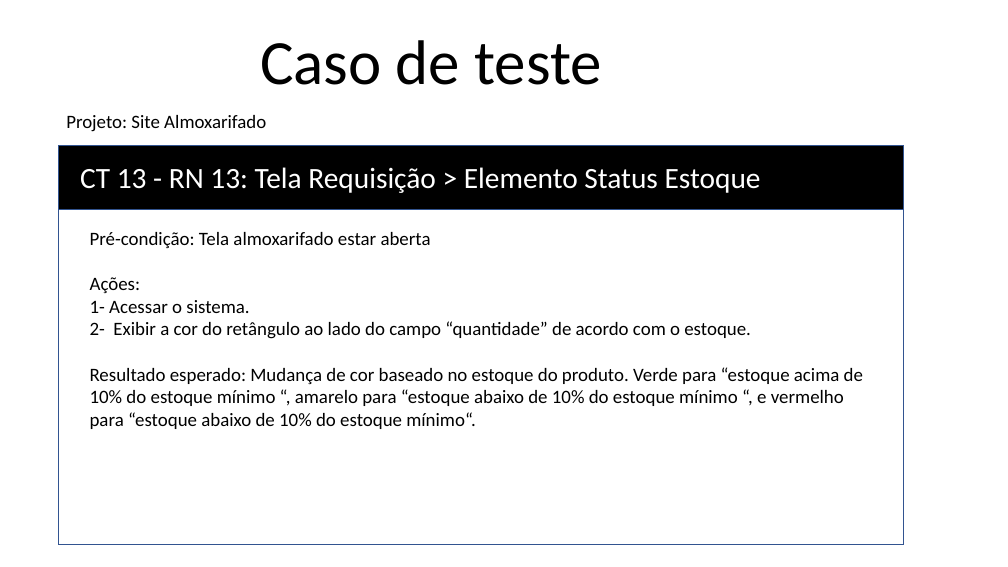
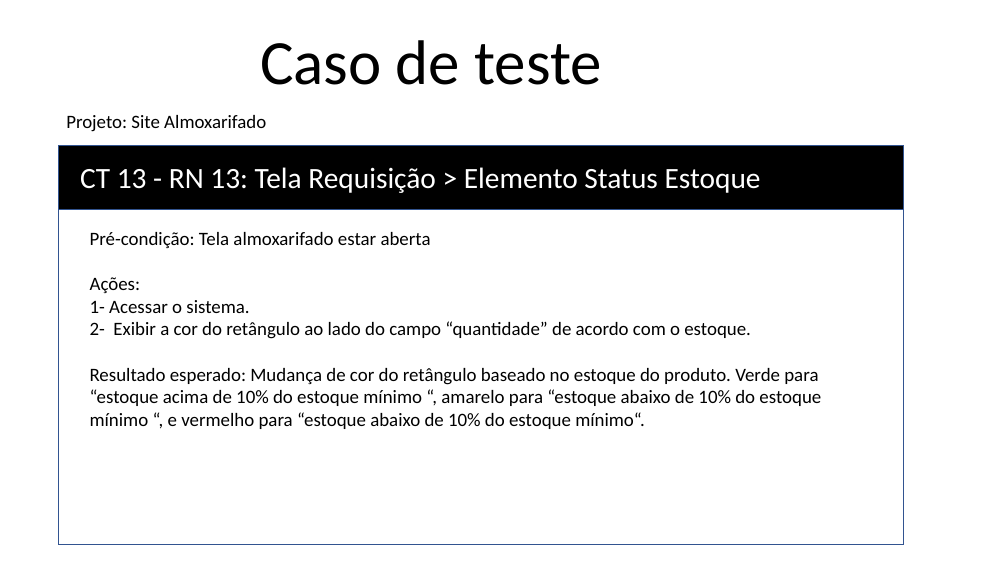
Before and after one commit to RaissaBarbs/Almoxarifado, a slide deck: slide 21 of RegrasNegocio/RN_Requisitos.pptx. Drawn at 1008x567 pixels with LibreOffice and Linux fonts; fonts in the diff are those of the drawing. Boxes give left, top, right and bottom in pixels: in the first picture for what was removed or moved away, otherwise in the second. Text is boxed around its words. In the diff, an @@ line names an element or a change of style, - is before the commit and + after.

```diff
--- a/RegrasNegocio/RN_Requisitos.pptx
+++ b/RegrasNegocio/RN_Requisitos.pptx
@@ text at box(90, 368, 821, 429): text changed @@
-Resultado esperado: Mudança de cor baseado no estoque do produto. Verde para “estoque acima de 10% do estoque mínimo “, amarelo para “estoque abaixo de 10% do estoque mínimo “, e vermelho para “estoque abaixo de 10% do estoque mínimo“.
+Resultado esperado: Mudança de cor do retângulo baseado no estoque do produto. Verde para “estoque acima de 10% do estoque mínimo “, amarelo para “estoque abaixo de 10% do estoque mínimo “, e vermelho para “estoque abaixo de 10% do estoque mínimo“.
```
Also in this commit, not shown: 2 other slides changed, 31 other files.
